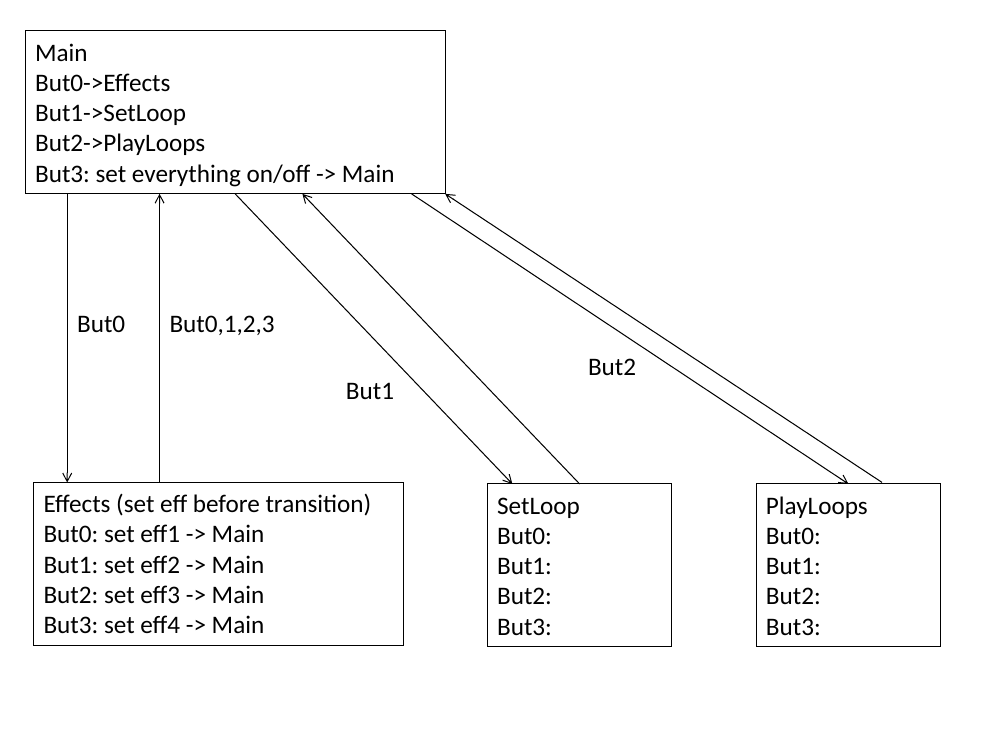
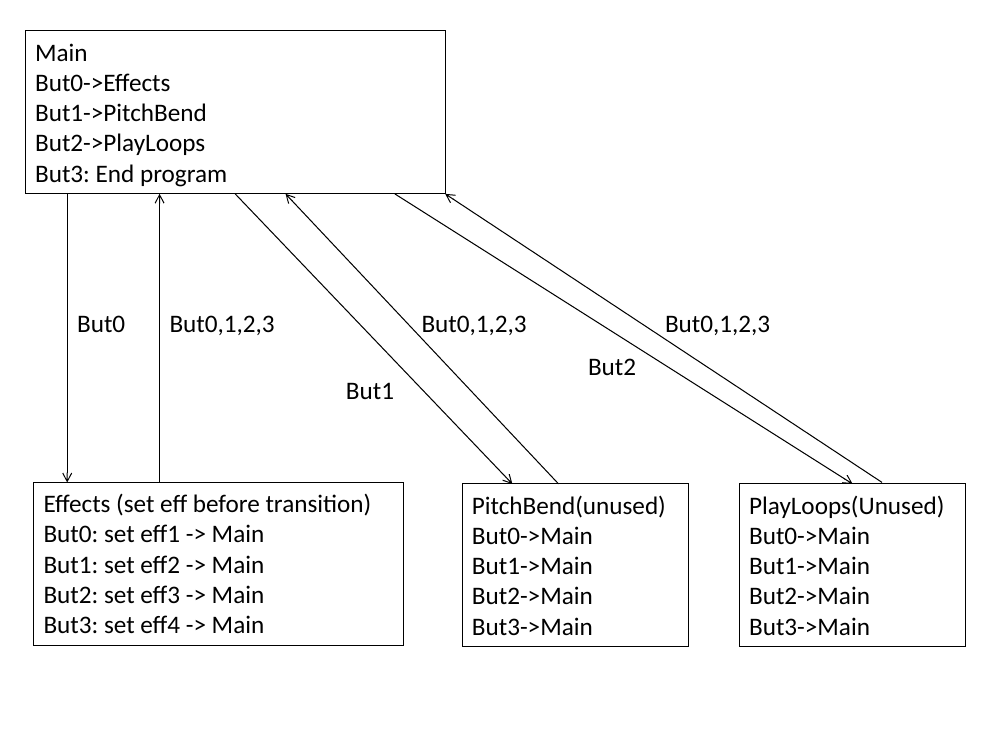
Before and after one commit to oplS16projects/Alex-Gribov-George-Mitwasi-Kevin-Dibble, a slide deck: slide 1 of Documentation/SystemStateDiagram.pptx. Drawn at 1008x756 pixels with LibreOffice and Linux fonts; fonts in the diff are those of the drawing. Boxes give left, top, right and bottom in pixels: in the first picture for what was removed or moved away, otherwise in the second. Text is boxed around its words. In the diff, an @@ line names an element or a change of style, - is before the commit and + after.

```diff
--- a/Documentation/SystemStateDiagram.pptx
+++ b/Documentation/SystemStateDiagram.pptx
@@ text in rectangle at (x1=35, y1=103, x2=207, y2=121): text changed @@
-But1->SetLoop
+But1->PitchBend
@@ text in rectangle at (x1=35, y1=164, x2=227, y2=187): text changed @@
-But3: set everything on/off -> Main
+But3: End program
@@ arrow moved from (580, 484) - (302, 194) to (558, 484) - (285, 194) @@
@@ arrow moved from (411, 194) - (849, 484) to (395, 194) - (853, 484) @@
@@ text added at (x1=422, y1=315, x2=527, y2=335), 18 pt, text #000000 @@
+But0,1,2,3
@@ text added at (x1=665, y1=315, x2=770, y2=335), 18 pt, text #000000 @@
+But0,1,2,3
@@ rectangle "PitchBend(unused)" resized from (x1=487, y1=484, x2=671, y2=647) to (x1=462, y1=484, x2=688, y2=647) @@
@@ text in rectangle at (x1=472, y1=495, x2=666, y2=635): text changed @@
-SetLoop
-But0:
-But1:
-But2:
-But3:
+PitchBend(unused)
+But0->Main
+But1->Main
+But2->Main
+But3->Main
@@ rectangle "PlayLoops(Unused)" resized from (x1=756, y1=484, x2=940, y2=647) to (x1=739, y1=484, x2=966, y2=647) @@
@@ text in rectangle at (x1=749, y1=496, x2=944, y2=635): text changed @@
-PlayLoops
-But0:
-But1:
-But2:
-But3:
+PlayLoops(Unused)
+But0->Main
+But1->Main
+But2->Main
+But3->Main
```
Also in this commit, not shown: 1 other file.
